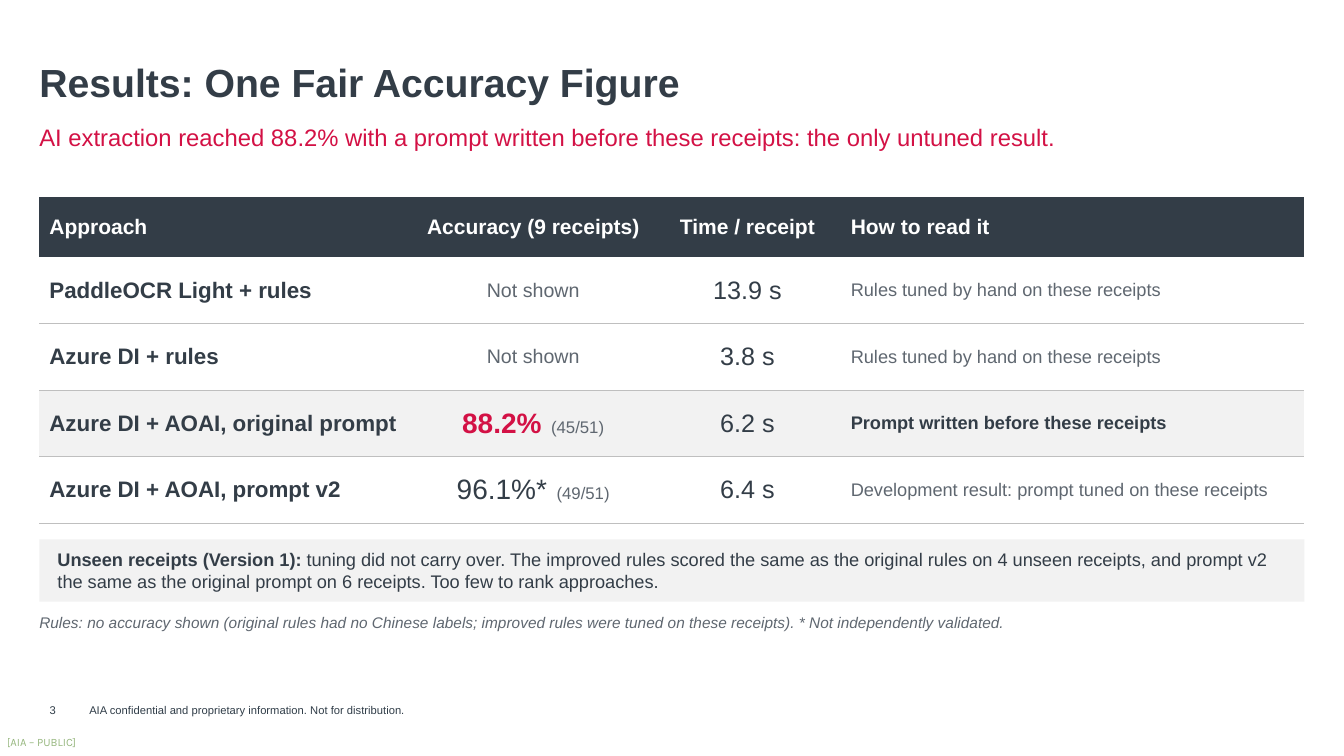
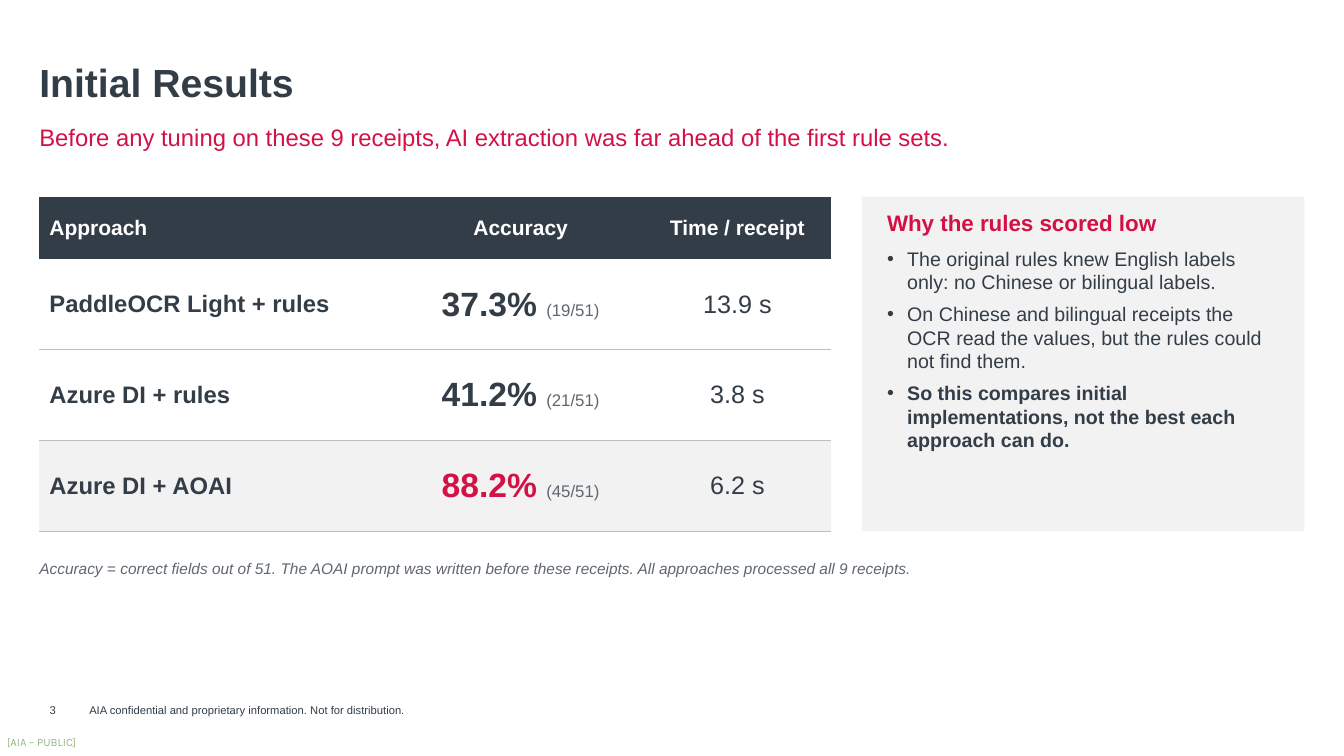
Before and after one commit to harrysokool/playground, a slide deck: slide 3 of ppt/ocr_benchmark/current/OCR_Benchmark_V3.pptx. Drawn at 1344x756 pixels with LibreOffice and Linux fonts; fonts in the diff are those of the drawing; background and template pictures are left out. Boxes give left, top, right and bottom in pixels: in the first picture for what was removed or moved away, otherwise in the second. Text is boxed around its words. In the diff, an @@ line names an element or a change of style, - is before the commit and + after.

```diff
--- a/ppt/ocr_benchmark/current/OCR_Benchmark_V3.pptx
+++ b/ppt/ocr_benchmark/current/OCR_Benchmark_V3.pptx
@@ text at box(39, 68, 293, 98): text changed @@
-Results: One Fair Accuracy Figure
+Initial Results
@@ text at box(39, 128, 948, 151): text changed @@
-AI extraction reached 88.2% with a prompt written before these receipts: the only untuned result.
+Before any tuning on these 9 receipts, AI extraction was far ahead of the first rule sets.
@@ table at box(39, 197, 831, 531) @@
-Approach | Accuracy (9 receipts) | Time / receipt | How to read it
-PaddleOCR Light + rules | Not shown | 13.9 s | Rules tuned by hand on these receipts
-Azure DI + rules | Not shown | 3.8 s | Rules tuned by hand on these receipts
-Azure DI + AOAI, original prompt | 88.2% (45/51) | 6.2 s | Prompt written before these receipts
-Azure DI + AOAI, prompt v2 | 96.1%* (49/51) | 6.4 s | Development result: prompt tuned on these receipts
+Approach | Accuracy | Time / receipt
+PaddleOCR Light + rules | 37.3% (19/51) | 13.9 s
+Azure DI + rules | 41.2% (21/51) | 3.8 s
+Azure DI + AOAI | 88.2% (45/51) | 6.2 s
@@ table: place and size @@
-table at box(39, 197, 1305, 523)
+table at box(39, 197, 831, 531)
@@ rectangle "Why the rules scored low": place and size @@
-rectangle "Why the rules scored low" at box(39, 539, 1305, 602)
+rectangle "Why the rules scored low" at box(862, 197, 1305, 531)
@@ rectangle "Why the rules scored low" at box(862, 197, 1305, 531): vertical alignment middle to top @@
@@ text in rectangle at box(887, 214, 1262, 451): text changed; size 13 to 14 pt @@
-Unseen receipts (Version 1): tuning did not carry over. The improved rules scored the same as the original rules on 4 unseen receipts, and prompt v2 the same as the original prompt on 6 receipts. Too few to rank approaches.
+Why the rules scored low
+• The original rules knew English labels only: no Chinese or bilingual labels.
+• On Chinese and bilingual receipts the OCR read the values, but the rules could not find them.
+• So this compares initial implementations, not the best each approach can do.
@@ text at box(39, 563, 910, 577): text changed @@
-Rules: no accuracy shown (original rules had no Chinese labels; improved rules were tuned on these receipts). * Not independently validated.
+Accuracy = correct fields out of 51. The AOAI prompt was written before these receipts. All approaches processed all 9 receipts.
```
Also in this commit, not shown: 4 other slides changed, 1 slide added, 1 slide removed, 13 other files.
